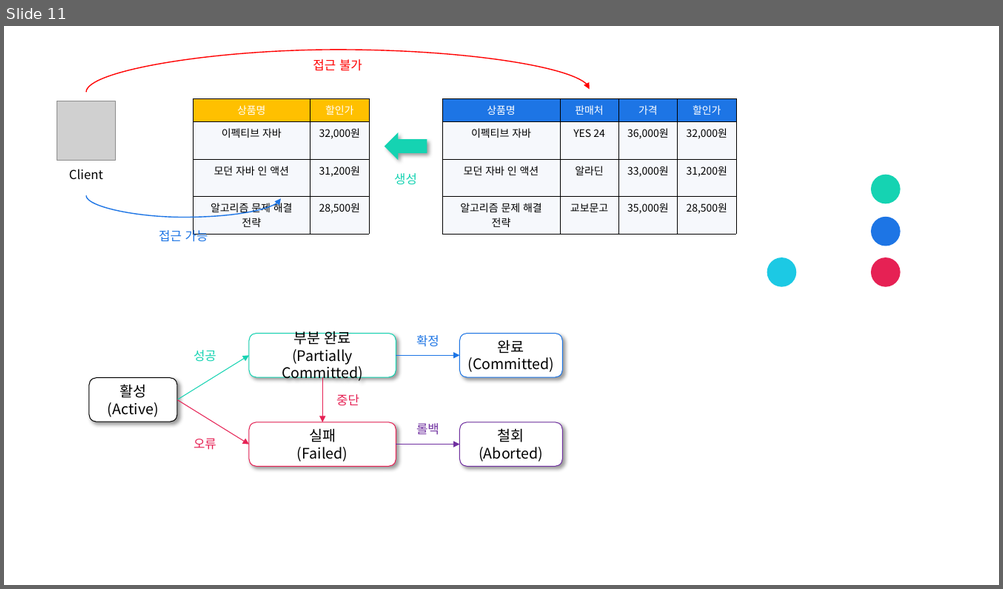
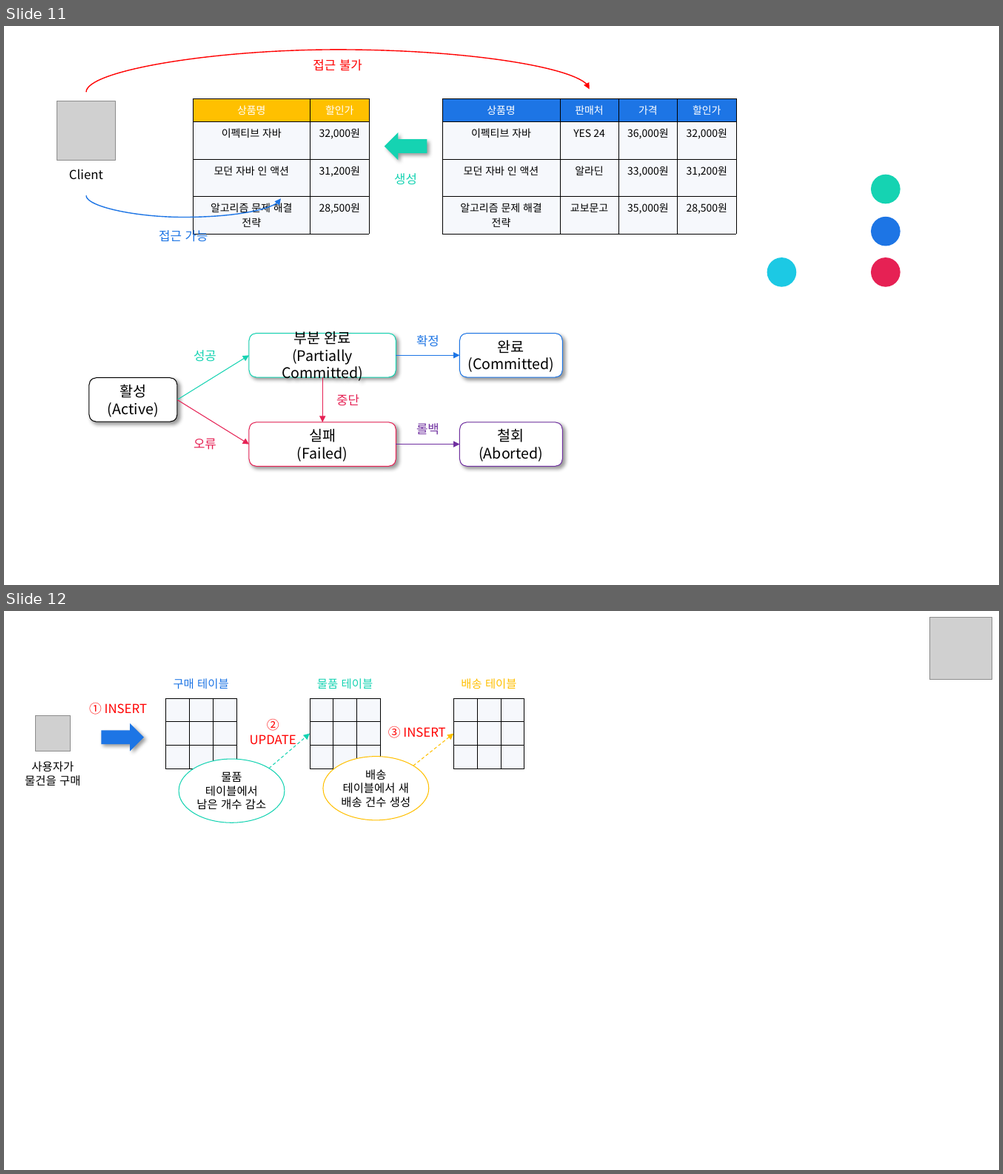
Before and after one commit to siwon-park/BackEnd-Study, a slide deck: PPT_Image.pptx. Shown one above the other, each under a label of ours: slide 11 before the commit, slides 11 and 12 after it. The pictures are 1003x589 and 1003x1174 pixels, drawn with LibreOffice and Linux fonts; fonts in the diff are those of the drawing; grey boxes stand for pictures. Boxes give left, top, right and bottom in pixels: in the first picture for what was removed or moved away, otherwise in the second. Text is boxed around its words. In the diff, an @@ line names an element or a change of style, - is before the commit and + after.

```diff
--- a/PPT_Image.pptx
+++ b/PPT_Image.pptx
@@ slide 12 added at box(4, 611, 999, 1170), background #FFFFFF @@
@@ picture added at box(929, 617, 992, 680) @@
@@ table added at box(166, 698, 236, 769), 3 rows, 3 columns @@
+ |  | 
+ |  | 
+ |  | 
@@ text added at box(173, 678, 229, 689), 11 pt, text #1D75E5 @@
+구매 테이블
@@ table added at box(310, 698, 379, 769), 3 rows, 3 columns @@
+ |  | 
+ |  | 
+ |  | 
@@ text added at box(317, 678, 373, 689), 11 pt, text #15D3B2 @@
+물품 테이블
@@ table added at box(454, 698, 523, 769), 3 rows, 3 columns @@
+ |  | 
+ |  | 
+ |  | 
@@ text added at box(461, 678, 517, 689), 11 pt, text #FFC000 @@
+배송 테이블
@@ picture added at box(35, 716, 71, 752) @@
@@ text added at box(89, 703, 147, 715), 12 pt, text #FF0000 @@
+① INSERT
@@ text added at box(250, 719, 296, 748), 12 pt, text #FF0000 @@
+② UPDATE
@@ left arrow added at box(101, 723, 144, 752), fill #1D75E5 @@
@@ arrow added from (269, 769) to (310, 733), #15D3B2 0.75 pt dashed @@
@@ text added at box(388, 726, 445, 741), 12 pt, text #FF0000 @@
+③ INSERT
@@ arrow added from (414, 766) to (454, 733), #FFC000 0.75 pt dashed @@
@@ text added at box(25, 761, 80, 786), 11 pt, text #000000 @@
+사용자가 물건을 구매
@@ ellipse added at box(179, 759, 284, 823), fill #FFFFFF, outline #15D3B2 0.75 pt, 11 pt, text #000000 @@
+물품 테이블에서 남은 개수 감소
@@ ellipse added at box(324, 757, 430, 820), fill #FFFFFF, outline #FFC000 0.75 pt, 11 pt, text #000000 @@
+배송 테이블에서 새 배송 건수 생성
```
Also in this commit, not shown: 1 other file.
